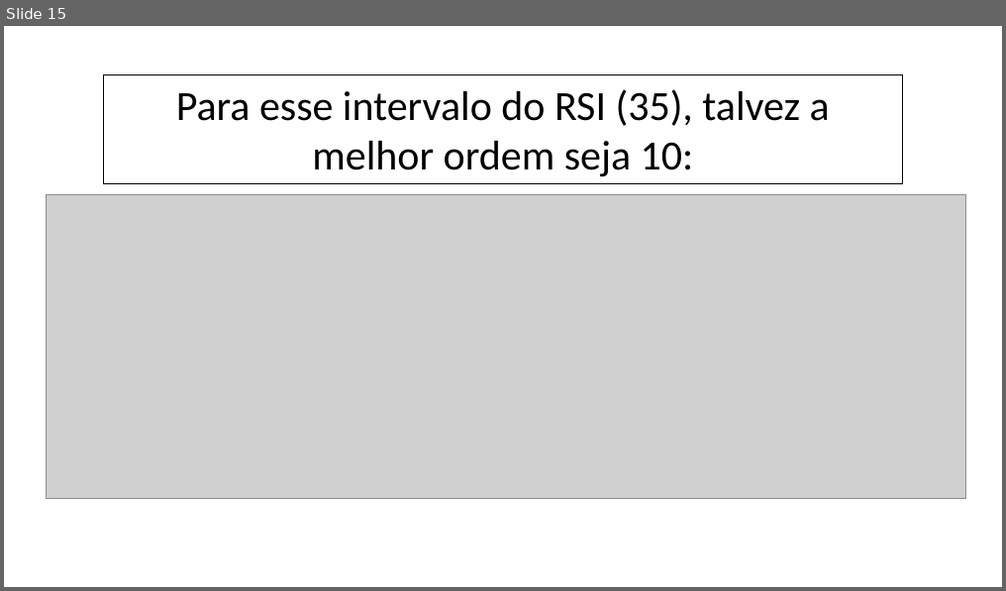
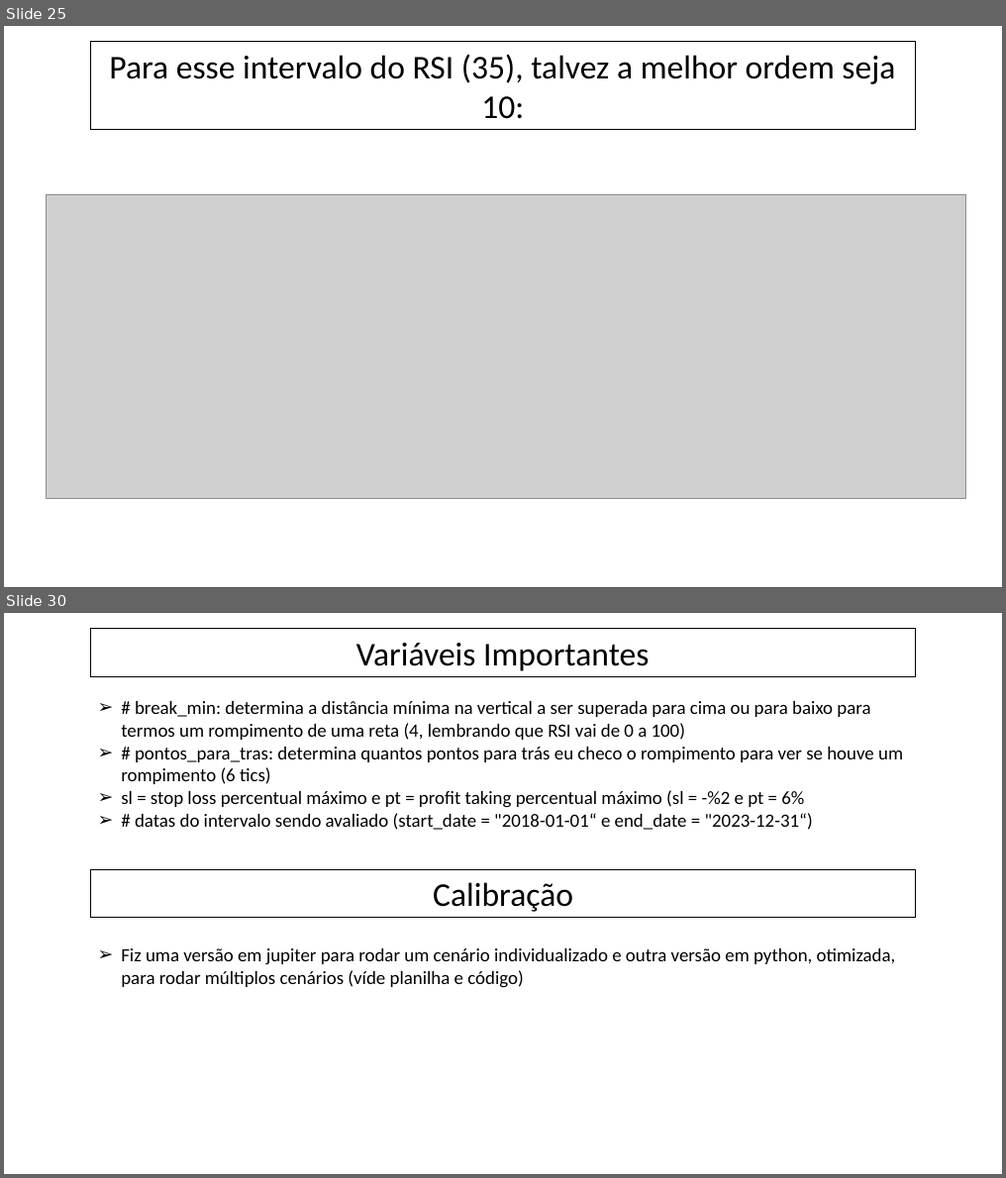
Before and after one commit to fabiomcdc/Projeto_Linhas_de_Tendencia_RSI, a slide deck: planilhas e ppts/PPT_linhas_de_tendencias.pptx. Shown one above the other, each under a label of ours: slide 15 before the commit, slides 25 and 30 after it; the slides between them are not shown. The pictures are 1006x591 and 1006x1178 pixels, drawn with LibreOffice and Linux fonts; fonts in the diff are those of the drawing; grey boxes stand for pictures. Boxes give left, top, right and bottom in pixels: in the first picture for what was removed or moved away, otherwise in the second. Text is boxed around its words. In the diff, an @@ line names an element or a change of style, - is before the commit and + after.

```diff
--- a/planilhas e ppts/PPT_linhas_de_tendencias.pptx
+++ b/planilhas e ppts/PPT_linhas_de_tendencias.pptx
@@ slide 30 added at (4, 613, 1002, 1174), background #FFFFFF @@
@@ rectangle added at (90, 629, 915, 676), outline #000000 0.75 pt, 32 pt, text #000000 @@
+Variáveis Importantes
@@ text added at (121, 701, 903, 988), 18 pt, text #000000 @@
+➢ # break_min: determina a distância mínima na vertical a ser superada para cima ou para baixo para termos um rompimento de uma reta (4, lembrando que RSI vai de 0 a 100)
+➢ # pontos_para_tras: determina quantos pontos para trás eu checo o rompimento para ver se houve um rompimento (6 tics)
+➢ sl = stop loss percentual máximo e pt = profit taking percentual máximo (sl = -%2 e pt = 6%
+➢ # datas do intervalo sendo avaliado (start_date = "2018-01-01“ e end_date = "2023-12-31“)
+➢ Fiz uma versão em jupiter para rodar um cenário individualizado e outra versão em python, otimizada, para rodar múltiplos cenários (víde planilha e código)
@@ rectangle added at (91, 869, 916, 918), outline #000000 0.75 pt, 32 pt, text #000000 @@
+Calibração
@@ what was slide 15 is now slide 25 @@
@@ slide 25 changed as well @@
@@ rectangle "Para esse intervalo do RSI ...": place and size @@
-rectangle "Para esse intervalo do RSI ..." at (104, 76, 902, 184)
+rectangle "Para esse intervalo do RSI ..." at (90, 42, 915, 130)
@@ rectangle "Para esse intervalo do RSI ..." at (90, 42, 915, 130): size 40 to 32 pt @@
```
Also in this commit, not shown: 14 other slides changed, 14 other slides added, 42 other files.
